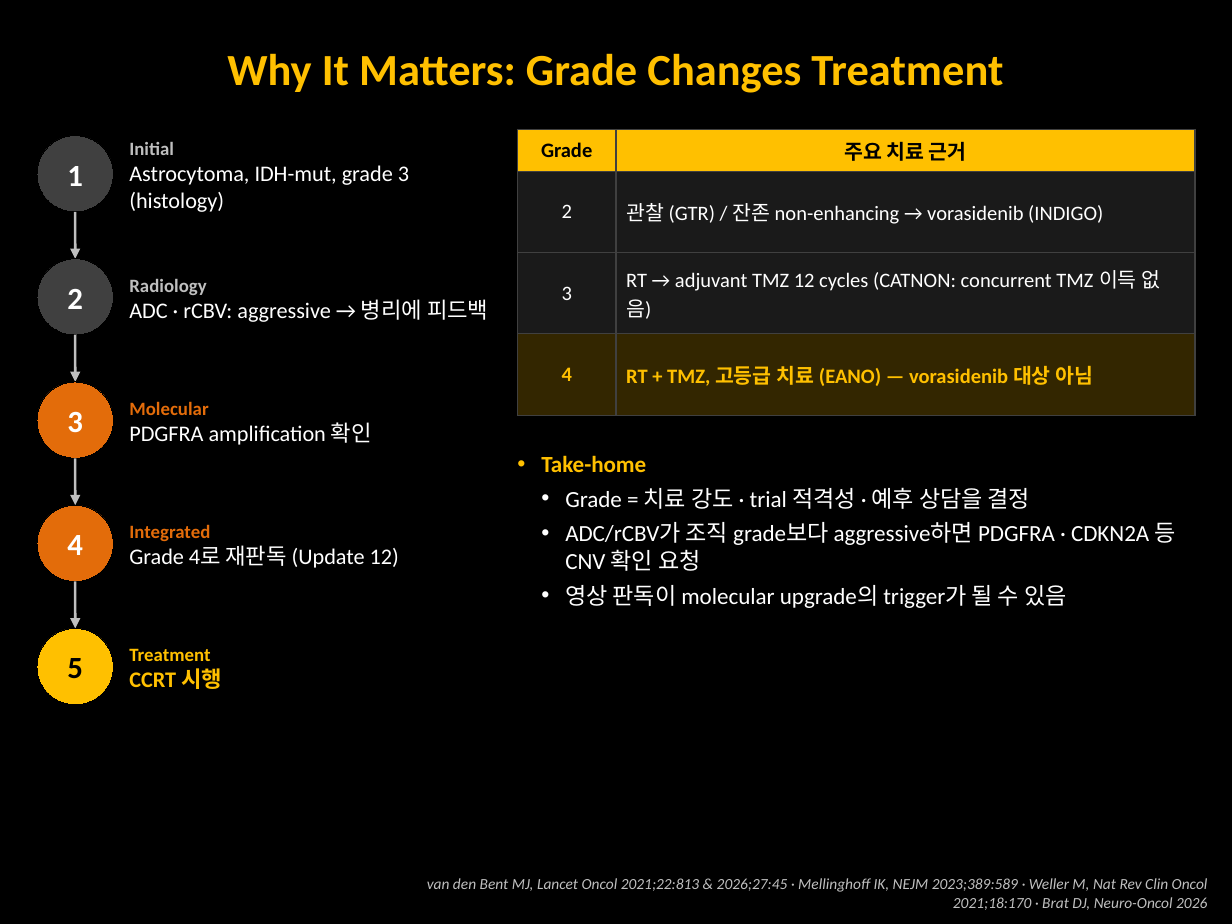
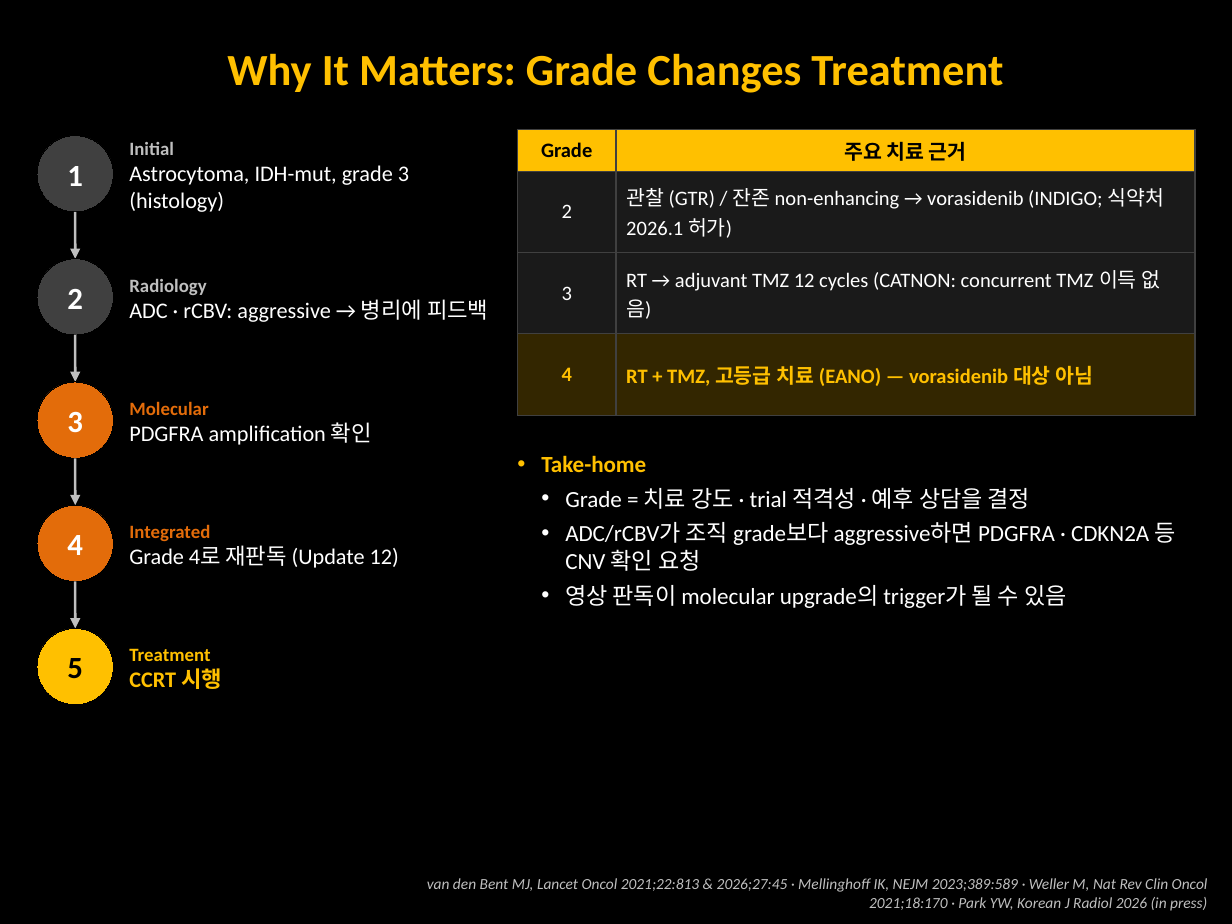
Before and after one commit to KSY-radiology/test-repro, a slide deck: slide 5 of deck/cIMPACT-NOW_update12_disease_review.pptx. Drawn at 1232x924 pixels with LibreOffice and Linux fonts; fonts in the diff are those of the drawing. Boxes give left, top, right and bottom in pixels: in the first picture for what was removed or moved away, otherwise in the second. Text is boxed around its words. In the diff, an @@ line names an element or a change of style, - is before the commit and + after.

```diff
--- a/deck/cIMPACT-NOW_update12_disease_review.pptx
+++ b/deck/cIMPACT-NOW_update12_disease_review.pptx
@@ table at (517, 129, 1195, 390) @@
-row 2, column 2: 관찰 (GTR) / 잔존 non-enhancing → vorasidenib (INDIGO)
+row 2, column 2: 관찰 (GTR) / 잔존 non-enhancing → vorasidenib (INDIGO; 식약처 2026.1 허가)
@@ text at (427, 878, 1208, 911): text changed @@
-van den Bent MJ, Lancet Oncol 2021;22:813 & 2026;27:45 · Mellinghoff IK, NEJM 2023;389:589 · Weller M, Nat Rev Clin Oncol 2021;18:170 · Brat DJ, Neuro-Oncol 2026
+van den Bent MJ, Lancet Oncol 2021;22:813 & 2026;27:45 · Mellinghoff IK, NEJM 2023;389:589 · Weller M, Nat Rev Clin Oncol 2021;18:170 · Park YW, Korean J Radiol 2026 (in press)
```
Also in this commit, not shown: 1 other slide changed, 3 other files.
